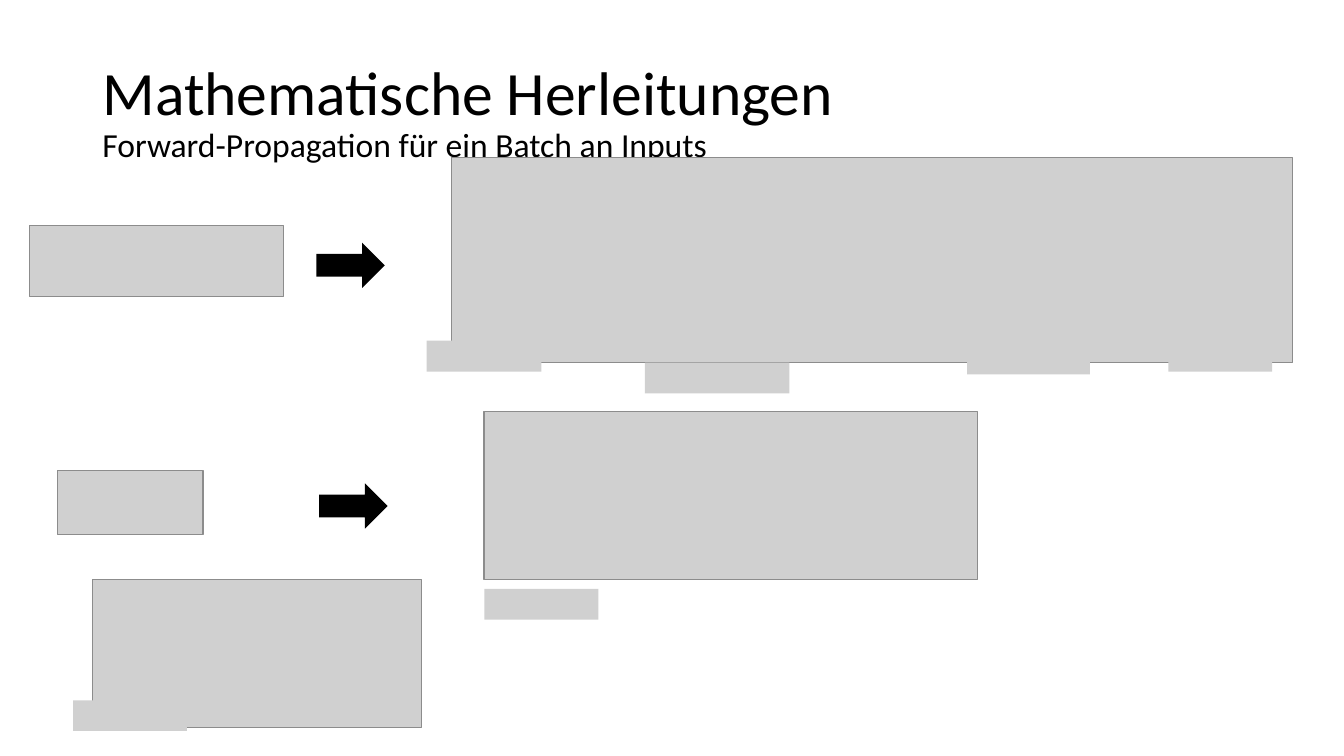
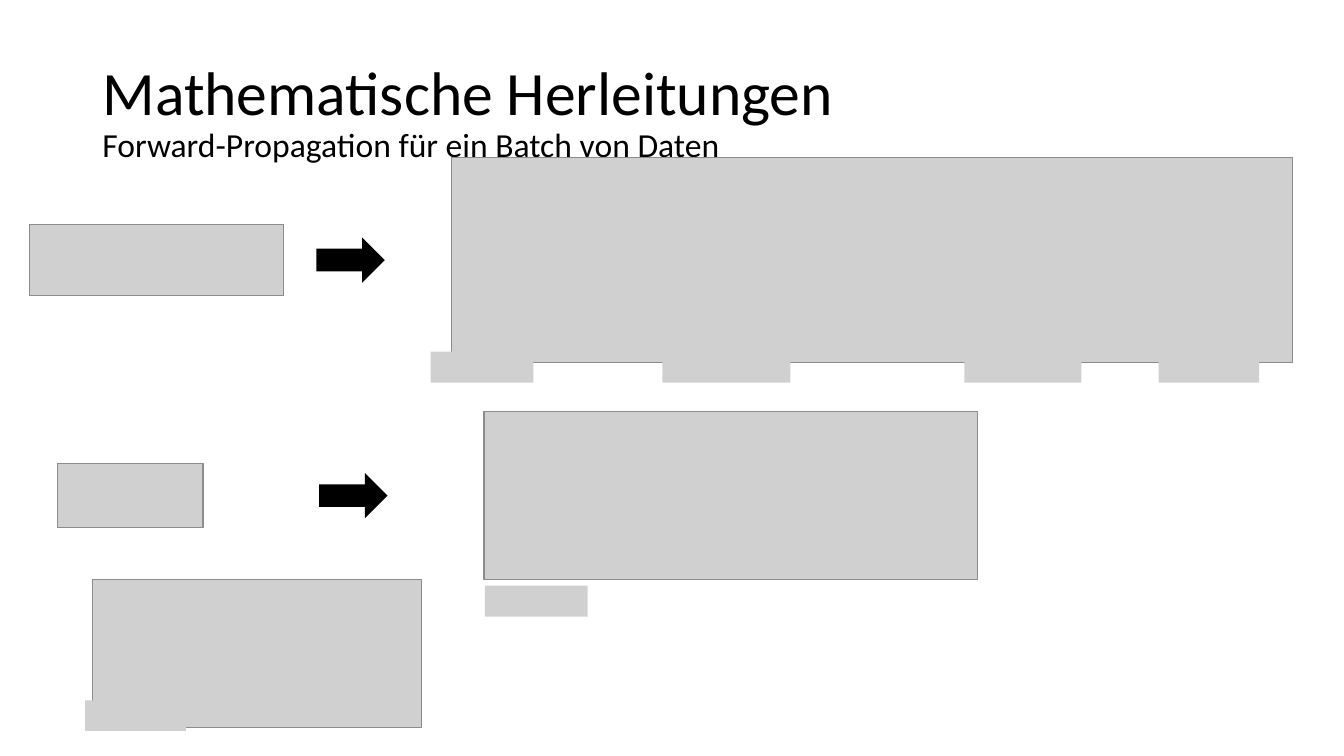
Before and after one commit to kevinsuedmersen/neural_networks_from_scratch, a slide deck: slide 6 of theory/submission/result_presentation.pptx. Drawn at 1344x756 pixels with LibreOffice and Linux fonts; fonts in the diff are those of the drawing; grey boxes stand for pictures. Boxes give left, top, right and bottom in pixels: in the first picture for what was removed or moved away, otherwise in the second. Text is boxed around its words. In the diff, an @@ line names an element or a change of style, - is before the commit and + after.

Commit message:
Update result_presentation.pptx
updated forward propagation part

```diff
--- a/theory/submission/result_presentation.pptx
+++ b/theory/submission/result_presentation.pptx
@@ title at [102, 72, 833, 165]: text changed @@
-Mathematische Herleitungen
-Forward-Propagation für ein Batch an Inputs
+Mathematische Herleitungen
+Forward-Propagation für ein Batch von Daten
@@ right arrow: place and size @@
-right arrow at [317, 243, 385, 288]
+right arrow at [317, 238, 385, 283]
@@ picture: place and size @@
-picture at [426, 341, 541, 372]
+picture at [431, 352, 533, 383]
@@ picture: place and size @@
-picture at [645, 363, 789, 394]
+picture at [662, 352, 790, 383]
@@ picture: place and size @@
-picture at [967, 344, 1090, 375]
+picture at [965, 352, 1082, 383]
@@ picture: place and size @@
-picture at [1169, 341, 1272, 372]
+picture at [1158, 352, 1259, 383]
@@ picture: place and size @@
-picture at [57, 471, 204, 535]
+picture at [57, 464, 204, 528]
@@ right arrow: place and size @@
-right arrow at [320, 484, 388, 529]
+right arrow at [320, 473, 388, 518]
@@ picture: place and size @@
-picture at [485, 589, 599, 620]
+picture at [485, 586, 588, 617]
@@ picture: place and size @@
-picture at [74, 701, 188, 731]
+picture at [85, 701, 186, 731]
```
Also in this commit, not shown: 5 other slides changed.
